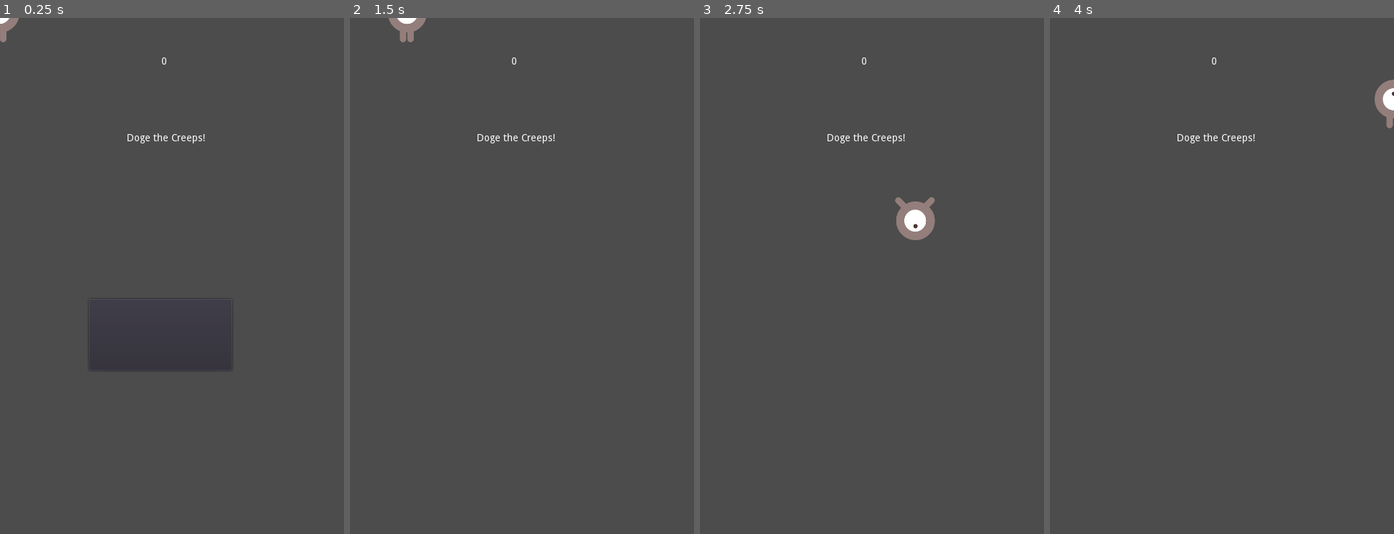
Above: before the commit, frames 1-4 (left to right).
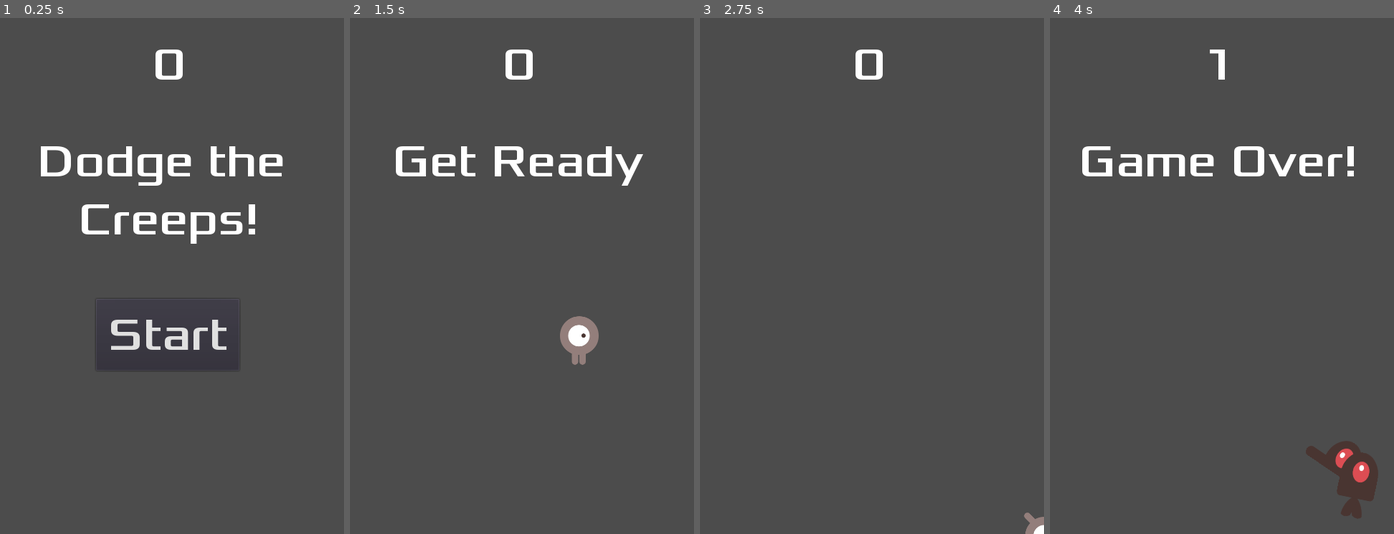
Above: after the commit, the same moments.

Repository: Omegapoint/hackathon-2018.2-godot-Dodge-the-Creeps
Game: Godot game, scene res://Main.tscn
Same seed, same stepped clock (60 frames per second), same inputs: the game is played once before the commit and once after it.
Inputs (mouse positions are in pixels of both pictures, inside the frame that each line leads up to; where the layout moved, square brackets give the same spot in the first picture):
- Up to frame 1 (0.25 s): no input
- Up to frame 2 (1.5 s): click (518, 332) [511, 332] at 0.5 s; tap Enter at 1.25 s; hold Right (ui_right) from 1.28 s (still down)
- Up to frame 3 (2.75 s): release Right (ui_right) at 2.03 s; hold Down (ui_down) from 2.03 s (still down)
- Up to frame 4 (4 s): release Down (ui_down) at 2.78 s; hold Right (ui_right) 2.78-3.53 s; hold Up (ui_up) from 3.53 s (still down)

The runs differ from the first frame. In frame 1, 4.3% of the frame differs, in the area x 0-83%, y 0-65%; in frame 2, 3.2%; in frame 3, 1.3%; in frame 4, 3.9%.

Commit message:
Finalized the first iteration of the game

Diff:
--- a/HUD.gd
+++ b/HUD.gd
@@ -3,25 +3,24 @@
 signal start_game
 
 func show_message(text):
-	$MessageLabel.text = text
-	$MessageLabel.show()
-	$MessageTimer.start()
-
+    $MessageLabel.text = text
+    $MessageLabel.show()
+    $MessageTimer.start()
 
 func show_game_over():
-	show_message("Game Over!")
-	yield($MessageTimer, "timeout")
-	$StartButton.show()
-	$MessageLabel.text = "Dodge the\nCreeps"
-	$MessageLabel.show()
+    show_message("Game Over!")
+    yield($MessageTimer, "timeout")
+    $StartButton.show()
+    $MessageLabel.text = "Dodge the\nCreeps"
+    $MessageLabel.show()
 
 func update_score(score):
-	$ScoreLabel.text = str(score)
+    $ScoreLabel.text = str(score)
 
 func _on_MessageTimer_timeout():
-	$MessageLabel.hide()
+    $MessageLabel.hide()
 
 
 func _on_StartButton_pressed():
     $StartButton.hide()
-    emit_signal("Start Game")
+    emit_signal("start_game")
--- a/HUD.tscn
+++ b/HUD.tscn
@@ -1,6 +1,31 @@
-[gd_scene load_steps=2 format=2]
+[gd_scene load_steps=6 format=2]
 
 [ext_resource path="res://HUD.gd" type="Script" id=1]
+[ext_resource path="res://fonts/Xolonium-Regular.ttf" type="DynamicFontData" id=2]
+
+[sub_resource type="DynamicFont" id=3]
+
+size = 64
+use_mipmaps = false
+use_filter = false
+font_data = ExtResource( 2 )
+_sections_unfolded = [ "Font", "Settings" ]
+
+[sub_resource type="DynamicFont" id=2]
+
+size = 64
+use_mipmaps = false
+use_filter = false
+font_data = ExtResource( 2 )
+_sections_unfolded = [ "Font", "Settings" ]
+
+[sub_resource type="DynamicFont" id=1]
+
+size = 64
+use_mipmaps = false
+use_filter = false
+font_data = ExtResource( 2 )
+_sections_unfolded = [ "Font", "Settings" ]
 
 [node name="HUD" type="CanvasLayer" index="0"]
 
@@ -17,16 +42,17 @@
 anchor_top = 0.0
 anchor_right = 0.0
 anchor_bottom = 0.0
-margin_left = 32.0
-margin_top = 54.0
-margin_right = 427.0
-margin_bottom = 154.0
+margin_left = 211.0
+margin_top = 26.0
+margin_right = 261.0
+margin_bottom = 126.0
 rect_pivot_offset = Vector2( 0, 0 )
 rect_clip_content = false
 mouse_filter = 2
 mouse_default_cursor_shape = 0
 size_flags_horizontal = 1
 size_flags_vertical = 4
+custom_fonts/font = SubResource( 3 )
 text = "0"
 align = 1
 percent_visible = 1.0
@@ -40,22 +66,24 @@
 anchor_top = 0.0
 anchor_right = 0.0
 anchor_bottom = 0.0
-margin_left = 32.0
+margin_left = -53.0
 margin_top = 161.0
-margin_right = 432.0
-margin_bottom = 311.0
+margin_right = 523.0
+margin_bottom = 398.0
 rect_pivot_offset = Vector2( 0, 0 )
 rect_clip_content = false
 mouse_filter = 2
 mouse_default_cursor_shape = 0
 size_flags_horizontal = 1
 size_flags_vertical = 4
-text = "Doge the Creeps!"
+custom_fonts/font = SubResource( 2 )
+text = "Dodge the
+Creeps!"
 align = 1
 percent_visible = 1.0
 lines_skipped = 0
 max_lines_visible = -1
-_sections_unfolded = [ "Margin" ]
+_sections_unfolded = [ "Margin", "custom_fonts" ]
 
 [node name="StartButton" type="Button" parent="." index="2"]
 
@@ -63,9 +91,9 @@
 anchor_top = 0.0
 anchor_right = 0.0
 anchor_bottom = 0.0
-margin_left = 124.0
+margin_left = 134.0
 margin_top = 392.0
-margin_right = 324.0
+margin_right = 334.0
 margin_bottom = 492.0
 rect_pivot_offset = Vector2( 0, 0 )
 rect_clip_content = false
@@ -74,13 +102,15 @@
 mouse_default_cursor_shape = 0
 size_flags_horizontal = 1
 size_flags_vertical = 1
+custom_fonts/font = SubResource( 1 )
 toggle_mode = false
 enabled_focus_mode = 2
 shortcut = null
 group = null
+text = "Start"
 flat = false
 align = 1
-_sections_unfolded = [ "Margin" ]
+_sections_unfolded = [ "Anchor", "Margin", "custom_fonts" ]
 
 [node name="MessageTimer" type="Timer" parent="." index="3"]
 
@@ -89,6 +119,8 @@
 one_shot = true
 autostart = false
 
+[connection signal="start_game" from="." to="." method="_on_HUD_start_game"]
+
 [connection signal="pressed" from="StartButton" to="." method="_on_StartButton_pressed"]
 
 [connection signal="timeout" from="MessageTimer" to="." method="_on_MessageTimer_timeout"]
--- a/Main.gd
+++ b/Main.gd
@@ -29,9 +29,11 @@
 
 func new_game():
 	score = 0
+	$Player.start($StartPosition.position)
+	$StartTimer.start()
 	$HUD.update_score(score)
 	$HUD.show_message("Get Ready")
-	$Player.start($StartPosition.position)
+
 
 func _on_StartTimer_timeout():
 	$MobTimer.start()
--- a/Main.tscn
+++ b/Main.tscn
@@ -9,7 +9,7 @@
 
 bake_interval = 5.0
 _data = {
-"points": PoolVector2Array( 0, 0, 0, 0, 28869.8, 7745.84, 0, 0, 0, 0, 81992.8, 7409.09, 0, 0, 0, 0, 84602.6, 52702.5, 0, 0, 0, 0, 27775.4, 53544.4, 0, 0, 0, 0, 28869.8, 7745.84 )
+"points": PoolVector2Array( 0, 0, 0, 0, 5, 4.39998, 0, 0, 0, 0, 482, 7.39998, 0, 0, 0, 0, 479, 722.4, 0, 0, 0, 0, 4, 722.4, 0, 0, 0, 0, 5, 4.39998 )
 }
 
 [node name="Main" type="Node"]
@@ -46,15 +46,17 @@
 position = Vector2( 240, 450 )
 _sections_unfolded = [ "Transform" ]
 
-[node name="MobPath" type="Path2D" parent="." index="5"]
+[node name="HUD" parent="." index="5" instance=ExtResource( 4 )]
+
+[node name="MobPath" type="Path2D" parent="." index="6"]
 
 self_modulate = Color( 0.5, 0.6, 1, 0.7 )
 curve = SubResource( 1 )
 
-[node name="PathFollow2D" type="PathFollow2D" parent="MobPath" index="0"]
+[node name="MobSpawnLocation" type="PathFollow2D" parent="MobPath" index="0"]
 
-position = Vector2( 28869.8, 7745.84 )
-rotation = -0.00594328
+position = Vector2( 5, 4.39998 )
+rotation = 0.00628919
 offset = 0.0
 h_offset = 0.0
 v_offset = 0.0
@@ -63,6 +65,12 @@
 loop = true
 lookahead = 4.0
 
-[node name="HUD" parent="." index="6" instance=ExtResource( 4 )]
+[connection signal="hit" from="Player" to="." method="game_over"]
+
+[connection signal="timeout" from="MobTimer" to="." method="_on_MobTimer_timeout"]
+
+[connection signal="timeout" from="ScoreTimer" to="." method="_on_ScoreTimer_timeout"]
+
+[connection signal="timeout" from="StartTimer" to="." method="_on_StartTimer_timeout"]
 
 [connection signal="start_game" from="HUD" to="." method="_on_HUD_start_game"]
--- a/Mob.tscn
+++ b/Mob.tscn
@@ -1,41 +1,42 @@
 [gd_scene load_steps=10 format=2]
 
 [ext_resource path="res://Mob.gd" type="Script" id=1]
-[ext_resource path="res://enemySwimming_1.png" type="Texture" id=2]
-[ext_resource path="res://enemySwimming_2.png" type="Texture" id=3]
-[ext_resource path="res://enemyWalking_1.png" type="Texture" id=4]
-[ext_resource path="res://enemyWalking_2.png" type="Texture" id=5]
-[ext_resource path="res://enemyFlyingAlt_2.png" type="Texture" id=6]
-[ext_resource path="res://enemyFlyingAlt_1.png" type="Texture" id=7]
+[ext_resource path="res://enemyFlyingAlt_2.png" type="Texture" id=2]
+[ext_resource path="res://enemyFlyingAlt_1.png" type="Texture" id=3]
+[ext_resource path="res://enemySwimming_1.png" type="Texture" id=4]
+[ext_resource path="res://enemySwimming_2.png" type="Texture" id=5]
+[ext_resource path="res://enemyWalking_1.png" type="Texture" id=6]
+[ext_resource path="res://enemyWalking_2.png" type="Texture" id=7]
 
 [sub_resource type="SpriteFrames" id=1]
 
 animations = [ {
 "frames": [ ExtResource( 2 ), ExtResource( 3 ) ],
 "loop": true,
-"name": "swim",
-"speed": 4.0
+"name": "fly",
+"speed": 3.0
 }, {
 "frames": [ ExtResource( 4 ), ExtResource( 5 ) ],
 "loop": true,
-"name": "walk",
+"name": "swim",
 "speed": 4.0
 }, {
 "frames": [ ExtResource( 6 ), ExtResource( 7 ) ],
 "loop": true,
-"name": "fly",
-"speed": 3.0
+"name": "walk",
+"speed": 4.0
 } ]
 
 [sub_resource type="CapsuleShape2D" id=2]
 
 custom_solver_bias = 0.0
-radius = 10.1882
-height = 21.253
+radius = 10.3953
+height = 6.79341
 
 [node name="Mob" type="RigidBody2D"]
 
-position = Vector2( -7.39938, -6.24835 )
+position = Vector2( -20.8997, -20.9242 )
+scale = Vector2( 0.90624, 0.900756 )
 input_pickable = false
 collision_layer = 1
 collision_mask = 0
@@ -65,19 +66,18 @@
 
 [node name="AnimatedSprite" type="AnimatedSprite" parent="." index="0"]
 
-scale = Vector2( 0.75, 0.75 )
+position = Vector2( -1.91384, -1.44414 )
+scale = Vector2( 0.696838, 0.547629 )
 frames = SubResource( 1 )
 animation = "fly"
 _sections_unfolded = [ "Transform" ]
 
-[node name="CollisionShape2D" type="CollisionShape2D" parent="." index="1"]
-
-position = Vector2( -3.85643, 0.90638 )
-rotation = 1.5708
-scale = Vector2( 6.98831, 1.62755 )
-shape = SubResource( 2 )
-_sections_unfolded = [ "Transform", "Visibility" ]
-
-[node name="Visibility" type="VisibilityNotifier2D" parent="." index="2"]
+[node name="Visibility" type="VisibilityNotifier2D" parent="." index="1"]
 
 rect = Rect2( -10, -10, 20, 20 )
+
+[node name="CollisionShape2D" type="CollisionShape2D" parent="." index="2"]
+
+position = Vector2( -1.93139, 2.21943 )
+scale = Vector2( 2.37244, 2.79113 )
+shape = SubResource( 2 )
--- a/Player.gd
+++ b/Player.gd
@@ -8,7 +8,7 @@
 	# Called when the node is added to the scene for the first time.
 	# Initialization here
     screensize = get_viewport_rect().size
-    #hide()
+    hide()
 
 func _process(delta):
     var velocity = Vector2() # The player's movement vector.
--- a/Player.tscn
+++ b/Player.tscn
@@ -23,7 +23,7 @@
 [sub_resource type="CapsuleShape2D" id=2]
 
 custom_solver_bias = 0.0
-radius = 27.9
+radius = 27.65
 height = 12.6
 
 [node name="Player" type="Area2D"]
@@ -52,8 +52,4 @@
 
 shape = SubResource( 2 )
 
-[node name="Node" type="Node" parent="." index="2"]
-
 [connection signal="body_entered" from="." to="." method="_on_Player_body_entered"]
-
-[connection signal="hit" from="." to="." method="game_over"]
--- a/project.godot
+++ b/project.godot
@@ -12,7 +12,6 @@
 
 config/name="Dodge the Creeps"
 run/main_scene="res://Main.tscn"
-config/use_custom_user_dir=true
 config/icon="res://icon.png"
 
 [display]
Binary file added: fonts/Xolonium-Regular.ttf
Not shown, changed: .DS_Store
